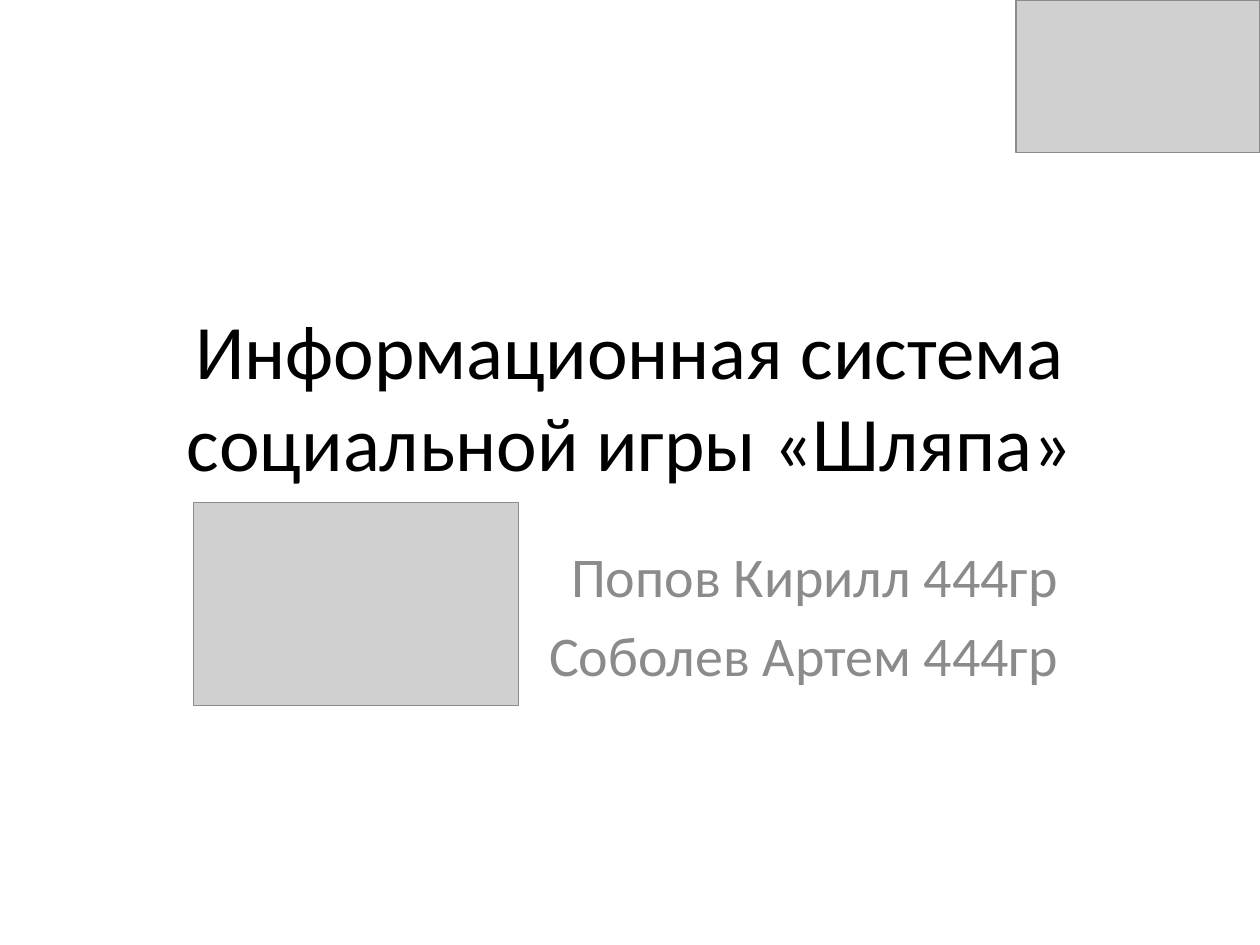
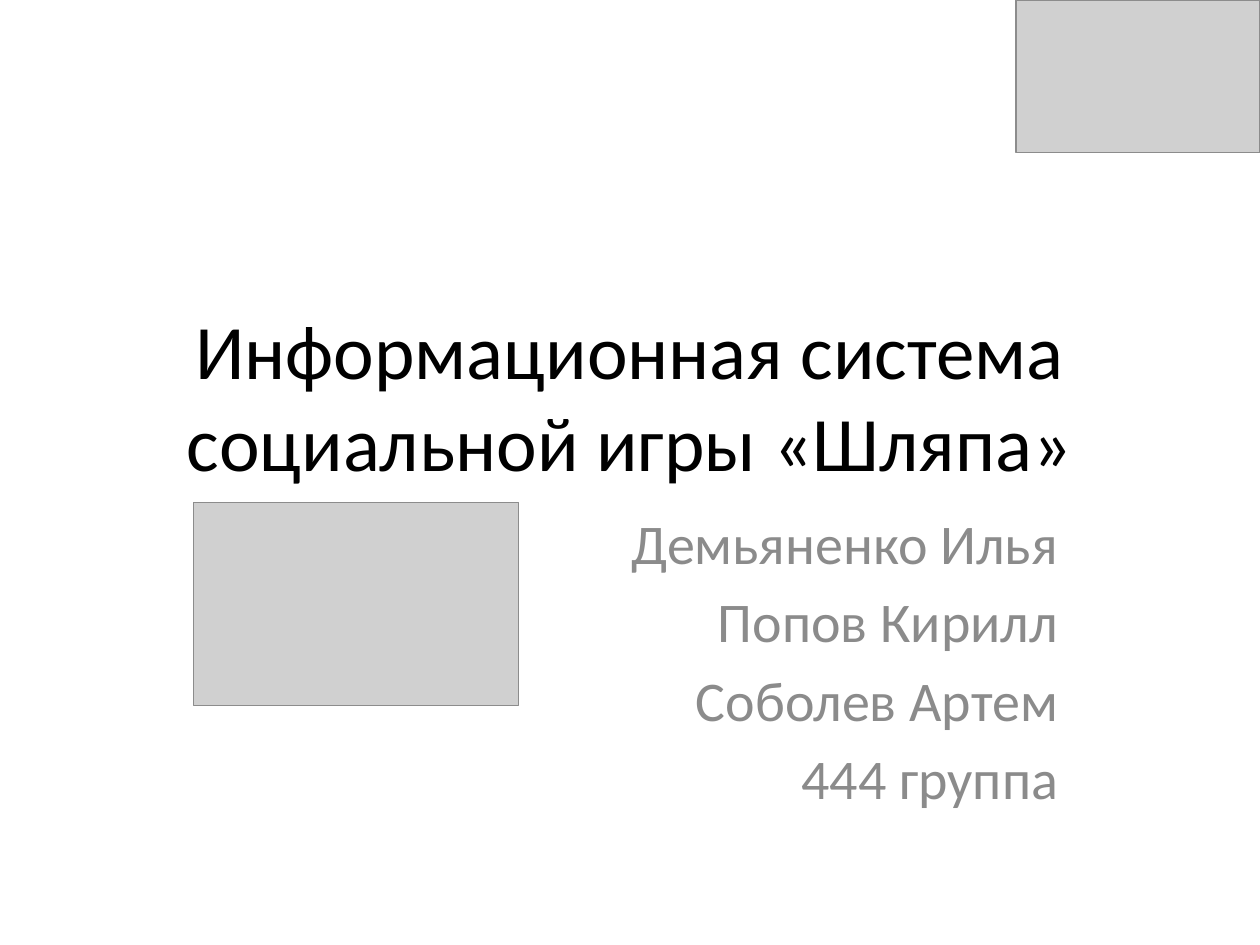
Before and after one commit to ElenaSmirnova/4c2s2014, a slide deck: slide 1 of 444/demyanenko_popov_sobolev/presentation.pptx. Drawn at 1260x945 pixels with LibreOffice and Linux fonts; fonts in the diff are those of the drawing; grey boxes stand for pictures. Boxes give left, top, right and bottom in pixels: in the first picture for what was removed or moved away, otherwise in the second. Text is boxed around its words. In the diff, an @@ line names an element or a change of style, - is before the commit and + after.

```diff
--- a/444/demyanenko_popov_sobolev/presentation.pptx
+++ b/444/demyanenko_popov_sobolev/presentation.pptx
@@ subtitle at box(631, 528, 1058, 808): text changed @@
-Попов Кирилл 444гр
-Соболев Артем 444гр
+Демьяненко Илья
+Попов Кирилл
+Соболев Артем
+444 группа
```
Also in this commit, not shown: 2 other slides changed.
